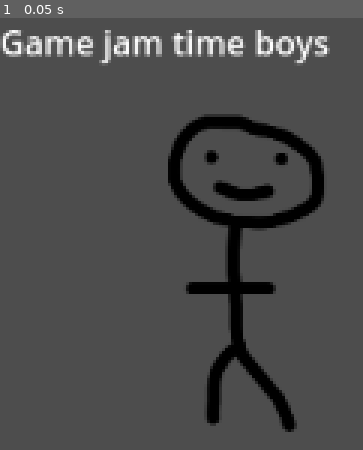
Above: before the commit, frame 1.
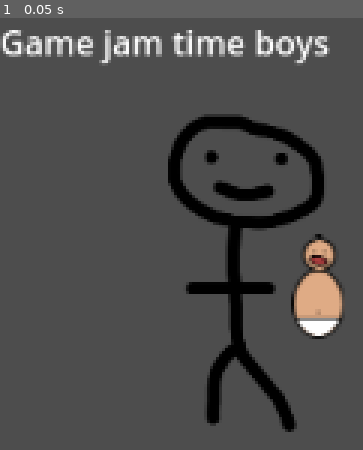
Above: after the commit, the same moment.

Repository: discoaaron/gamejam
Game: Godot game, scene res://Main.tscn
The game is run twice, just before and just after one commit, with the same random seed, the same clock (stepped at 60 frames per second) and the same inputs.
Inputs:
- Up to frame 1 (0.05 s): no input

The runs differ from the first frame. In frame 1, 2.3% of the frame differs, in the area x 80-95%, y 50-75%.

Commit message:
Added baby scene

Diff:
--- a/game/Main.tscn
+++ b/game/Main.tscn
@@ -1,6 +1,7 @@
-[gd_scene load_steps=2 format=3 uid="uid://xwxup6f3hc8h"]
+[gd_scene load_steps=3 format=3 uid="uid://xwxup6f3hc8h"]
 
 [ext_resource type="Texture2D" uid="uid://b8xkvd8n1cj0l" path="res://art/stickman.png" id="1_84x4l"]
+[ext_resource type="PackedScene" uid="uid://qquik506innj" path="res://scenes/baby.tscn" id="2_qm3xf"]
 
 [node name="Main" type="Node2D"]
 
@@ -13,3 +14,6 @@
 position = Vector2(116, 119)
 scale = Vector2(0.405, 0.405)
 texture = ExtResource("1_84x4l")
+
+[node name="Baby" parent="." instance=ExtResource("2_qm3xf")]
+position = Vector2(153, 129)
--- /dev/null
+++ b/game/scenes/baby.tscn
@@ -0,0 +1,8 @@
+[gd_scene load_steps=2 format=3 uid="uid://qquik506innj"]
+
+[ext_resource type="Texture2D" uid="uid://ctsgab0pttv18" path="res://art/Baby.png" id="1_wj4r6"]
+
+[node name="Baby" type="Node2D"]
+
+[node name="Sprite2D" type="Sprite2D" parent="."]
+texture = ExtResource("1_wj4r6")
Not shown, added: game/art/Baby.png.import
